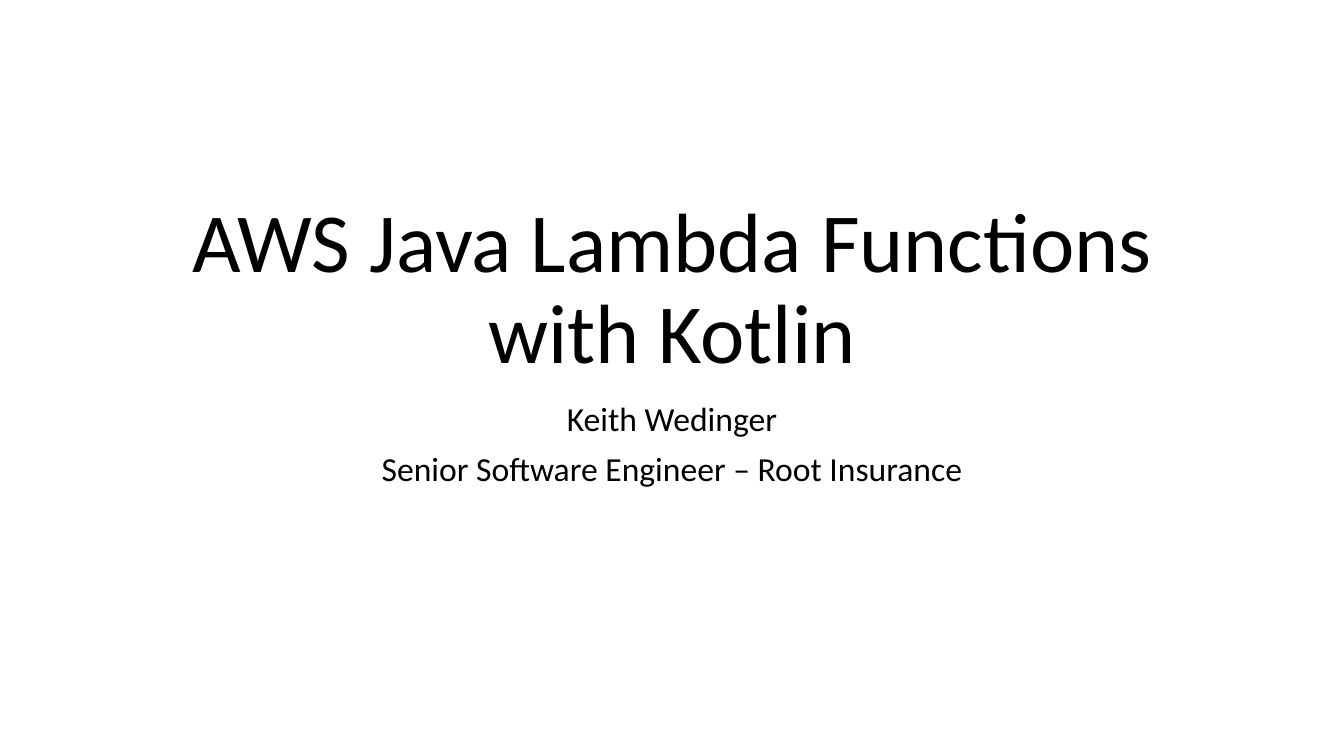
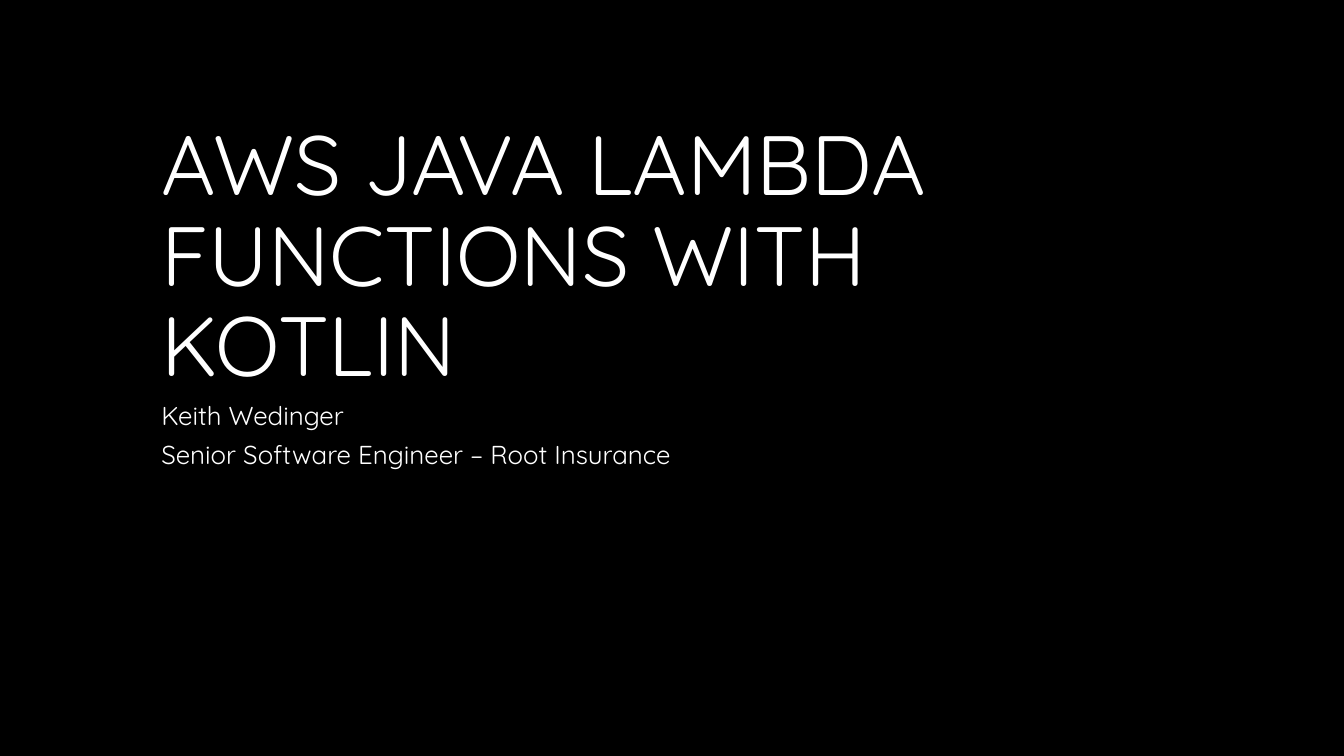
Before and after one commit to jkwuc89/Presentations, a slide deck: slide 1 of AWS Java Lambda Functions with Kotlin Ohio DevFest 2018.pptx. Drawn at 1344x756 pixels with LibreOffice and Linux fonts; fonts in the diff are those of the drawing; background and template pictures are left out. Boxes give left, top, right and bottom in pixels: in the first picture for what was removed or moved away, otherwise in the second. Text is boxed around its words. In the diff, an @@ line names an element or a change of style, - is before the commit and + after.

Commit message:
Updated theme

```diff
--- a/AWS Java Lambda Functions with Kotlin Ohio DevFest 2018.pptx
+++ b/AWS Java Lambda Functions with Kotlin Ohio DevFest 2018.pptx
@@ background #FFFFFF to #000000 @@
@@ title at [161,135,926,377]: text changed; font Calibri to Quicksand; text colour #000000 to #FFFFFF @@
-AWS Java Lambda Functions with Kotlin
+AWS JAVA LAMBDA FUNCTIONS WITH KOTLIN
@@ subtitle "Keith Wedinger": place and size @@
-subtitle "Keith Wedinger" at [382,407,962,487]
+subtitle "Keith Wedinger" at [161,406,670,469]
@@ subtitle "Keith Wedinger" at [161,406,670,469]: size 24 to 18.5 pt, font Calibri to Quicksand, text colour #000000 to #FFFFFF; alignment centre to left; line spacing 0.9 to 0.8 @@
```
Also in this commit, not shown: 12 other slides changed.
